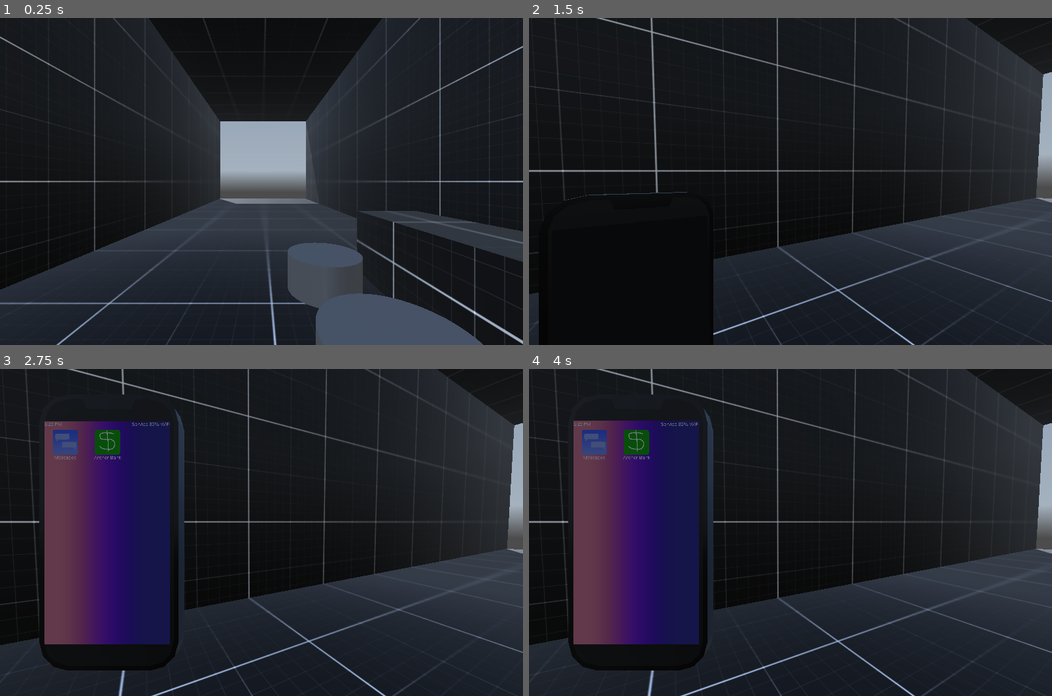
Above: before the commit, frames 1-4 (two rows, left to right).
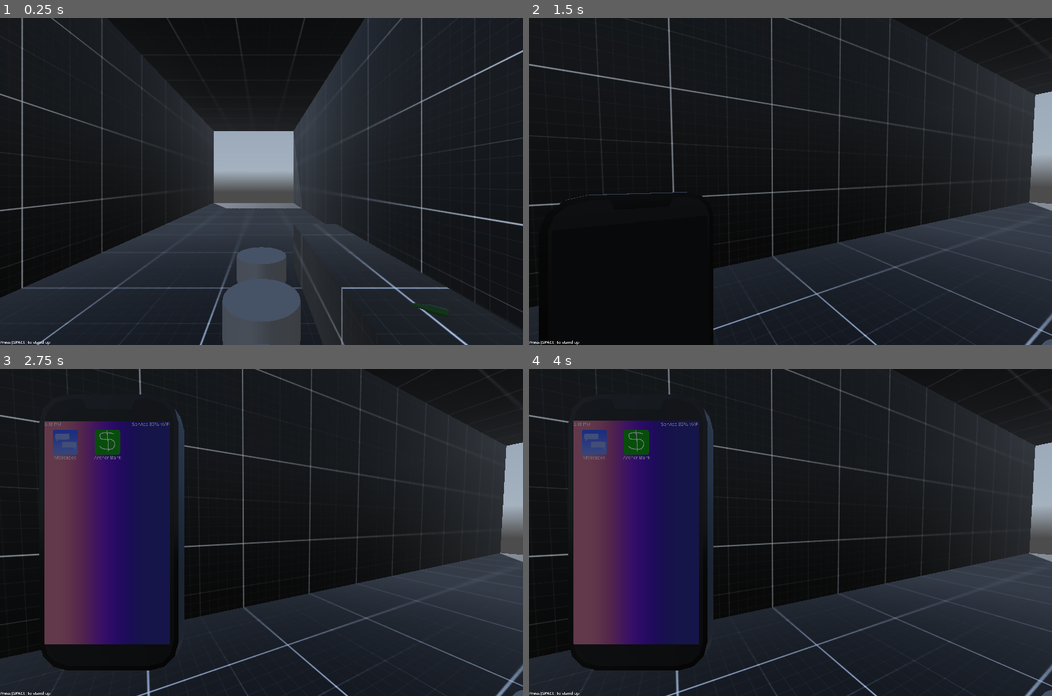
Above: after the commit, the same moments.

Repository: LucasMc17/One-Man-s-Trash
Game: Godot game, scene res://levels/level_01/root.tscn
Same seed, same stepped clock (60 frames per second), same inputs: the game is played once before the commit and once after it. A sky picture missing from this copy of the repository is replaced by a grey-blue gradient.
Inputs (mouse positions are in pixels of both pictures, inside the frame that each line leads up to):
- Up to frame 1 (0.25 s): no input
- Up to frame 2 (1.5 s): tap Space (space) at 0.5, 1.25 s; move the mouse to (816, 181) at 0.52 s; hold W (move_forward) from 0.53 s (still down); tap Enter (enter) at 0.6 s; click (816, 181) at 0.67 s; move the mouse to (764, 181) at 1.27 s; tap Tab (phone) at 1.35 s
- Up to frame 3 (2.75 s): tap Space (space) at 2 s; move the mouse to (313, 460) at 2.02 s; release W (move_forward) at 2.03 s; hold D (move_right) from 2.03 s (still down); hold Space (space) from 2.03 s (still down)
- Up to frame 4 (4 s): release D (move_right) at 2.75 s; release Space (space) at 2.75 s; drag from (764, 597) to (633, 483) at 2.77 s; tap Space (space) at 3.5 s; move the mouse to (947, 581) at 3.52 s; hold A (move_left) from 3.53 s (still down); tap Enter (enter) at 3.6 s

The runs differ from the first frame. In frame 1, 20% of the frame differs, in the area x 0-100%, y 0-100%; in frame 2, 7.7%; in frame 3, 7.4%; in frame 4, 7.4%.

Commit message:
small adjustment to chairs

Diff:
--- a/levels/level_01/root.tscn
+++ b/levels/level_01/root.tscn
@@ -135,7 +135,7 @@
 [node name="StateMachine" type="Node" parent="." node_paths=PackedStringArray("CURRENT_STATE")]
 unique_name_in_owner = true
 script = ExtResource("7_e1ace")
-CURRENT_STATE = NodePath("LookForScrewdriverState")
+CURRENT_STATE = NodePath("BartChat")
 metadata/_custom_type_script = "uid://cau1wg8ulku16"
 
 [node name="DebugState" type="Node" parent="StateMachine"]
--- a/scenes/chairs/chair.gd
+++ b/scenes/chairs/chair.gd
@@ -66,4 +66,5 @@
 	collision_position = collision_position
 
 func _on_interactable_interacted(interactor : Player):
+	INTERACTABLE.ACTIVE = false
 	interactor.current_movement.transition('Sit', { "seat": self, "get_off_position": interactor.position })
--- a/scenes/characters/npcs/states/movement_states/npc_sit_state.gd
+++ b/scenes/characters/npcs/states/movement_states/npc_sit_state.gd
@@ -40,5 +40,6 @@
 	_EXITING = true
 
 func exit():
+	SEAT.INTERACTABLE.ACTIVE = true
 	_CAPTURED = false
 	_EXITING = false
--- a/scenes/characters/player/states/movement_states/player_sit_state.gd
+++ b/scenes/characters/player/states/movement_states/player_sit_state.gd
@@ -50,6 +50,7 @@
 		transition("Freemove")
 
 func exit():
+	SEAT.INTERACTABLE.ACTIVE = true
 	ACTOR.hint = ''
 	_CAPTURED = false
 	_EXITING = false
Not shown: 2 places in scenes/characters/npcs/base_npc.tscn that only renumber resources
